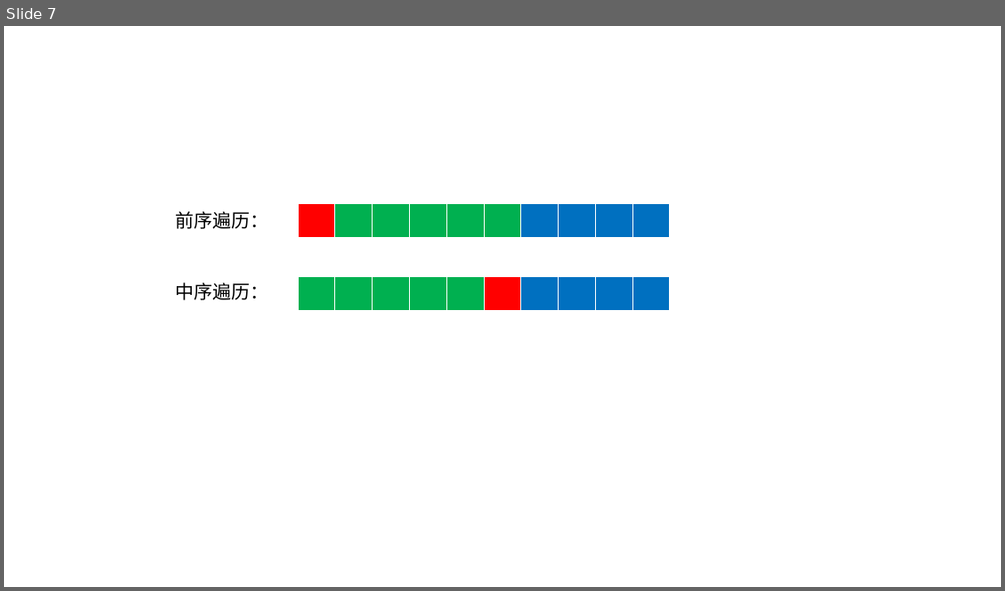
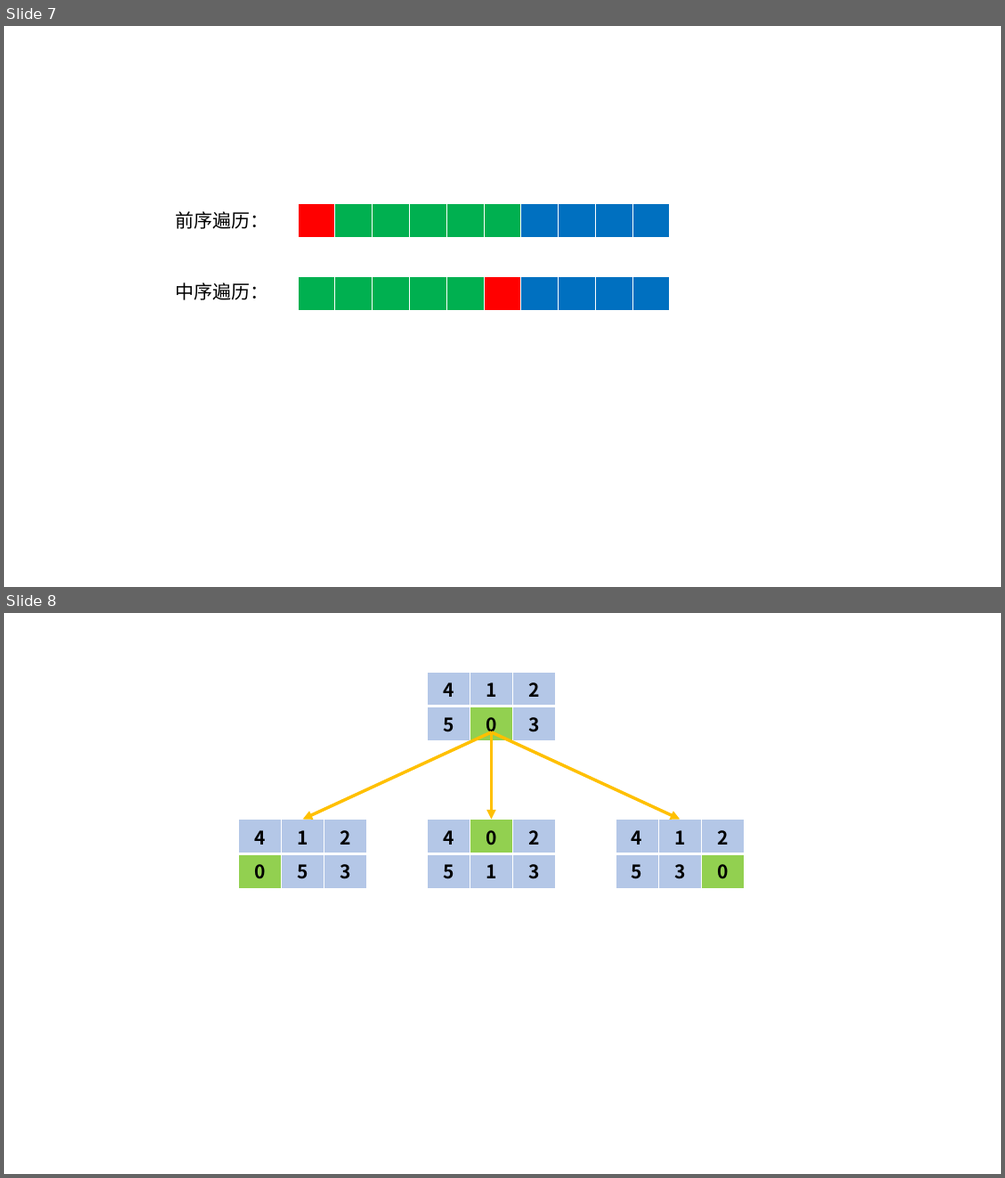
Before and after one commit to web-logs2/ReadNote, a slide deck: LeetCode/作图.pptx. Shown one above the other, each under a label of ours: slide 7 before the commit, slides 7 and 8 after it. The pictures are 1005x591 and 1005x1178 pixels, drawn with LibreOffice and Linux fonts; fonts in the diff are those of the drawing. Boxes give left, top, right and bottom in pixels: in the first picture for what was removed or moved away, otherwise in the second. Text is boxed around its words. In the diff, an @@ line names an element or a change of style, - is before the commit and + after.

```diff
--- a/LeetCode/作图.pptx
+++ b/LeetCode/作图.pptx
@@ slide 8 added at box(4, 613, 1001, 1174), background #CCE8CF @@
@@ table added at box(428, 672, 555, 739), 2 rows, 3 columns @@
+4 | 1 | 2
+5 | 0 | 3
@@ arrow added from (492, 732) to (303, 819), #FFC000 3 pt @@
@@ arrow added from (492, 732) to (492, 819), #FFC000 3 pt @@
@@ arrow added from (492, 732) to (680, 819), #FFC000 3 pt @@
@@ table added at box(239, 819, 367, 883), 2 rows, 3 columns @@
+4 | 1 | 2
+0 | 5 | 3
@@ table added at box(428, 819, 555, 883), 2 rows, 3 columns @@
+4 | 0 | 2
+5 | 1 | 3
@@ table added at box(615, 819, 744, 883), 2 rows, 3 columns @@
+4 | 1 | 2
+5 | 3 | 0
```
Also in this commit, not shown: 6 other slides changed, 10 other files.
